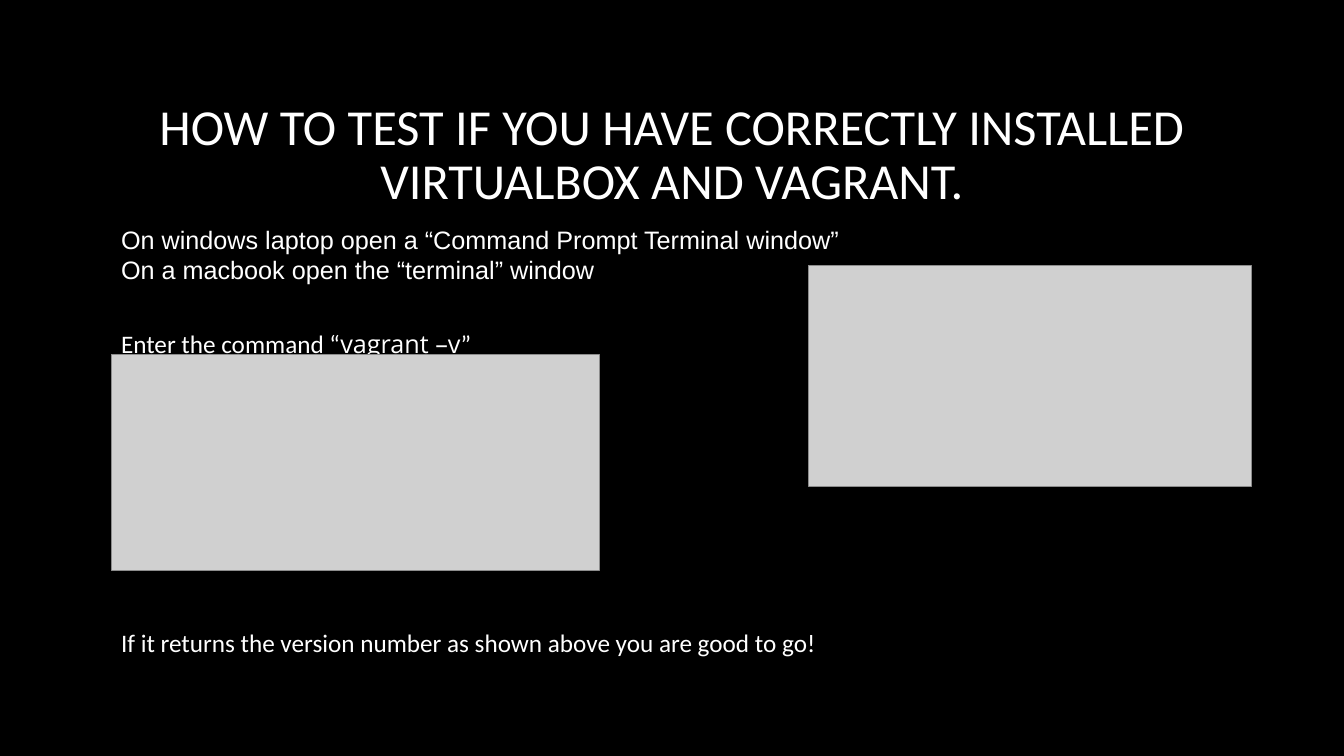
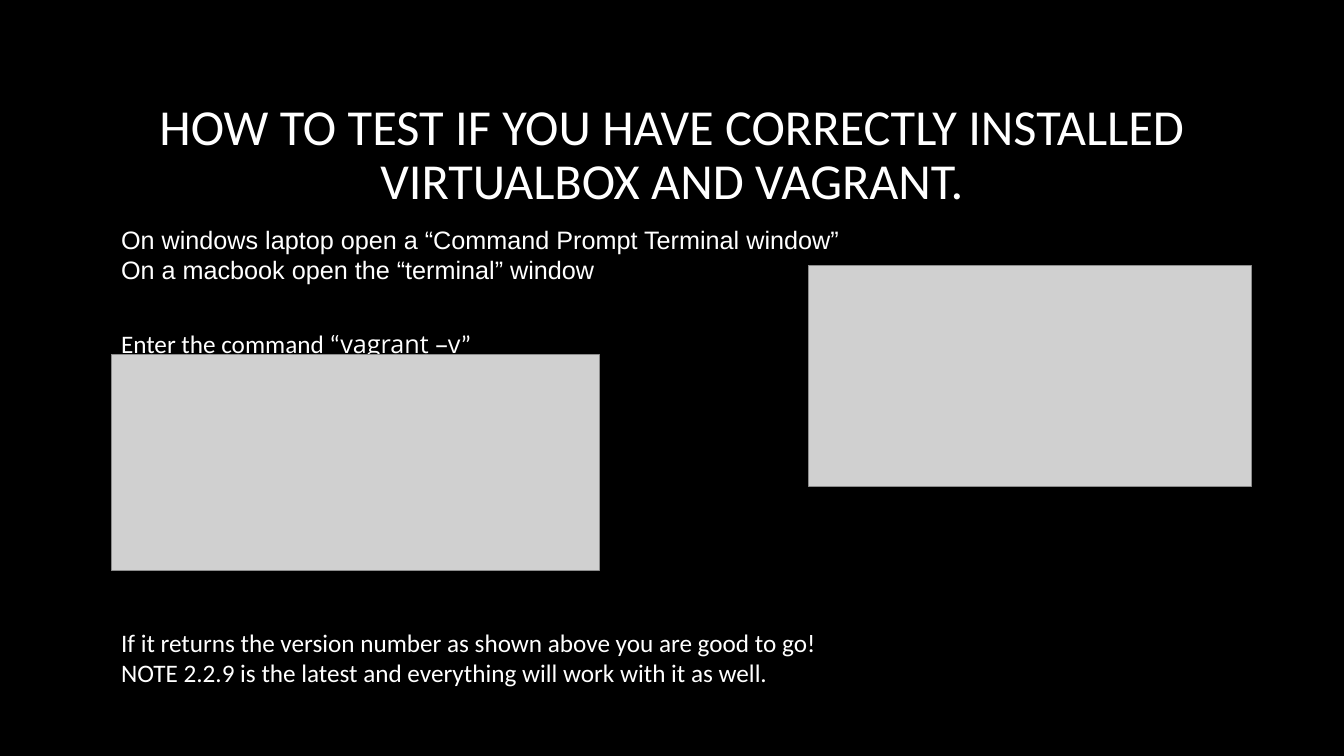
Before and after one commit to chrisbuwahpc/HPC, a slide deck: slide 3 of VM_instructions.pptx. Drawn at 1344x756 pixels with LibreOffice and Linux fonts; fonts in the diff are those of the drawing; grey boxes stand for pictures; background and template pictures are left out. Boxes give left, top, right and bottom in pixels: in the first picture for what was removed or moved away, otherwise in the second. Text is boxed around its words. In the diff, an @@ line names an element or a change of style, - is before the commit and + after.

```diff
--- a/VM_instructions.pptx
+++ b/VM_instructions.pptx
@@ text at [121,664,767,687]: paragraph added @@
+NOTE 2.2.9 is the latest and everything will work with it as well.
```
Also in this commit, not shown: 5 other slides changed, 1 other file.
